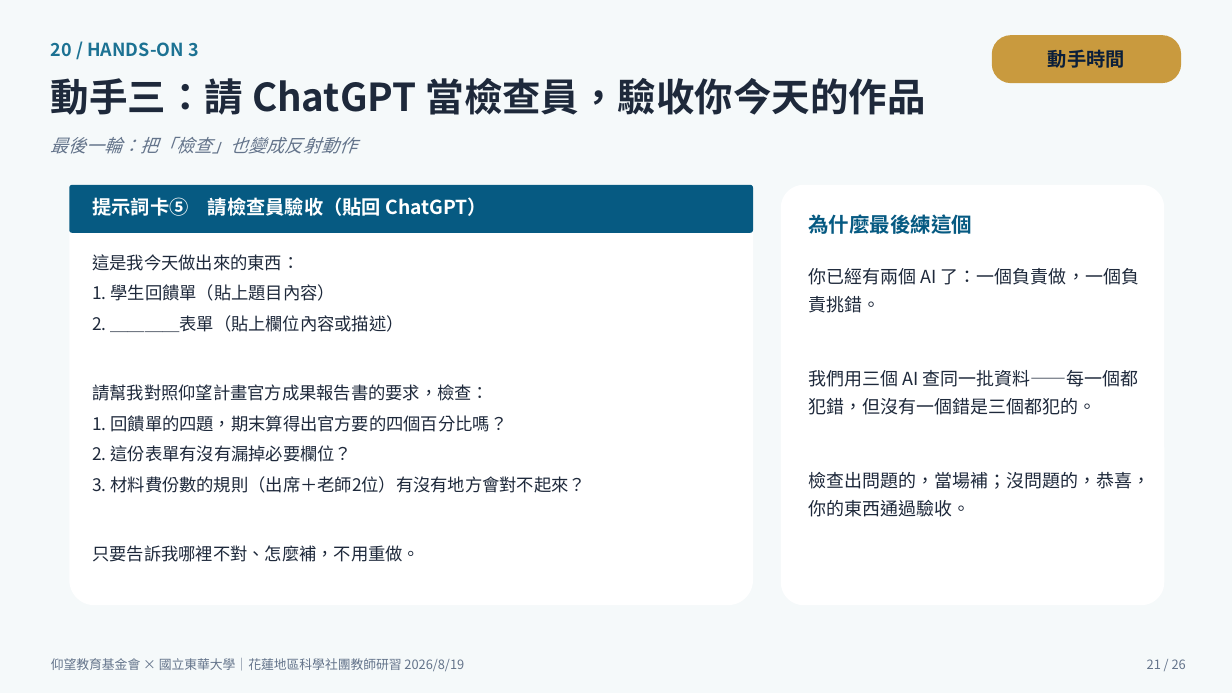
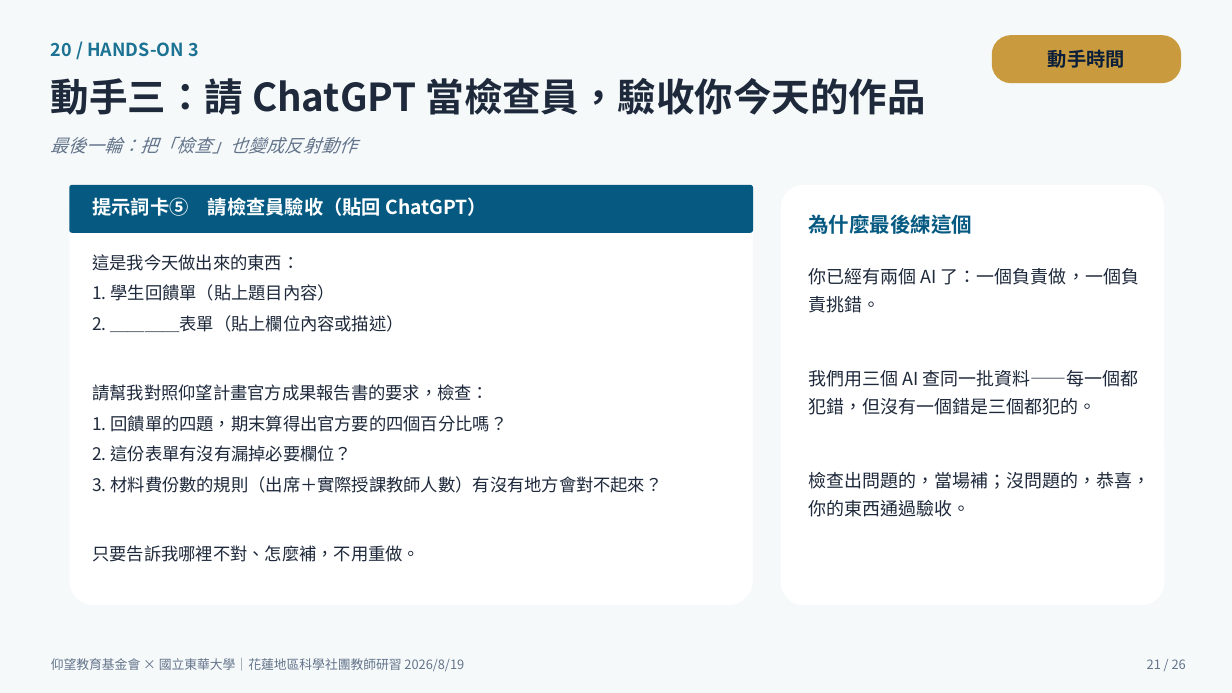
Before and after one commit to cwstedctw/sci-club-toolkit, a slide deck: slide 21 of part2-豐兆/20260819仰望研習主講_從零打造社團管理系統_游豐兆.pptx. Drawn at 1232x693 pixels with LibreOffice and Linux fonts; fonts in the diff are those of the drawing. Boxes give left, top, right and bottom in pixels: in the first picture for what was removed or moved away, otherwise in the second. Text is boxed around its words. In the diff, an @@ line names an element or a change of style, - is before the commit and + after.

```diff
--- a/part2-豐兆/20260819仰望研習主講_從零打造社團管理系統_游豐兆.pptx
+++ b/part2-豐兆/20260819仰望研習主講_從零打造社團管理系統_游豐兆.pptx
@@ text at (x1=92, y1=476, x2=663, y2=493): text changed @@
-3. 材料費份數的規則（出席＋老師2位）有沒有地方會對不起來？
+3. 材料費份數的規則（出席＋實際授課教師人數）有沒有地方會對不起來？
```
Also in this commit, not shown: 4 other slides changed, 2 other files.
